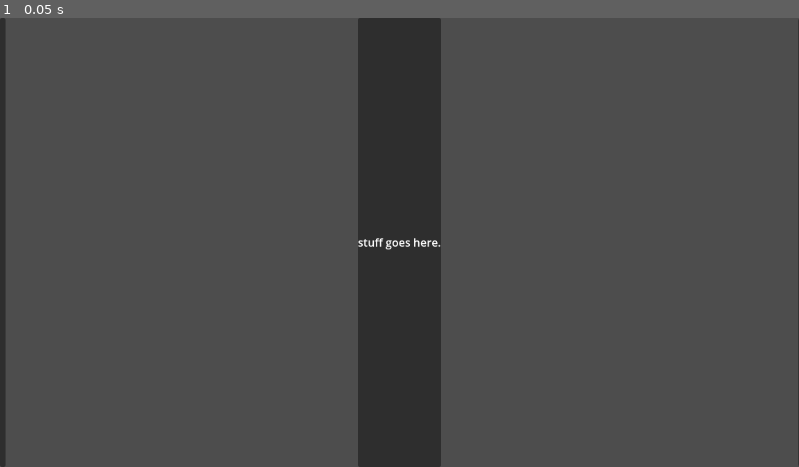
Above: before the commit, frame 1.
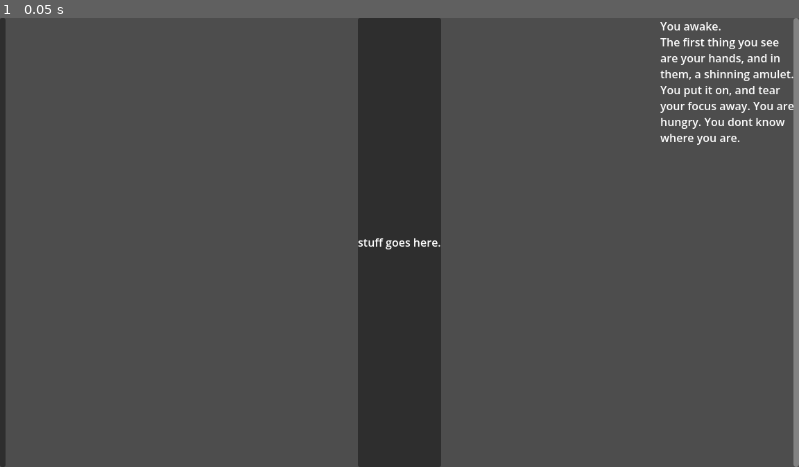
Above: after the commit, the same moment.

Repository: lom1222/Amulet
Game: Godot game, scene res://scenes/control.tscn
Two runs of this game, one before a commit and one after it. Both use one fixed random seed, a clock stepped at 60 frames per second and the inputs below. The project has no main scene, so this scene is started directly.
Inputs:
- Up to frame 1 (0.05 s): no input

The runs differ from the first frame. In frame 1, 1.8% of the frame differs, in the area x 82-100%, y 0-100%.

Commit message:
work on log

Diff:
--- a/project.godot
+++ b/project.godot
@@ -12,7 +12,7 @@
 
 config/name="amulet"
 config/features=PackedStringArray("4.6", "Forward Plus")
-config/icon="res://icon.svg"
+config/icon="res://icons/icon.svg"
 
 [autoload]
 
--- a/scenes/control.tscn
+++ b/scenes/control.tscn
@@ -1,7 +1,7 @@
 [gd_scene format=3 uid="uid://d3t77o8j3gq8g"]
 
 [ext_resource type="Script" uid="uid://doecswkm1k1ia" path="res://scripts/attached/resourceList.gd" id="1_5p55f"]
-[ext_resource type="Script" uid="uid://dledolcqmwc8f" path="res://scenes/log.gd" id="2_r67kn"]
+[ext_resource type="Script" uid="uid://dledolcqmwc8f" path="res://scripts/attached/log.gd" id="2_r67kn"]
 
 [sub_resource type="Theme" id="Theme_62e2m"]
 
@@ -23,6 +23,7 @@
 script = ExtResource("1_5p55f")
 
 [node name="log" type="RichTextLabel" parent="." unique_id=835916405]
+custom_minimum_size = Vector2(200, 0)
 layout_mode = 1
 anchors_preset = 11
 anchor_left = 1.0
@@ -33,6 +34,7 @@
 grow_vertical = 2
 bbcode_enabled = true
 text = "lorem ipsum"
+fit_content = true
 scroll_following = true
 scroll_following_visible_characters = true
 script = ExtResource("2_r67kn")
--- a/scenes/log.gd
+++ b/scripts/attached/log.gd
@@ -5,6 +5,10 @@
 	text = ""
 	LogManager.message_logged.connect(_on_message_logged)
 
+	LogManager.add_log("You awake.")
+	LogManager.add_log("The first thing you see are your hands, and in them, a shinning amulet.")
+	LogManager.add_log("You put it on, and tear your focus away. You are hungry. You dont know where you are.")
+
 func _on_message_logged(_message_text: String):
 	clear()
 	for entry in LogManager.message_history:
Renamed: icon.svg -> icons/icon.svg
Not shown, changed: icons/icon.svg.import
Renamed: scenes/log.gd.uid -> scripts/attached/log.gd.uid
